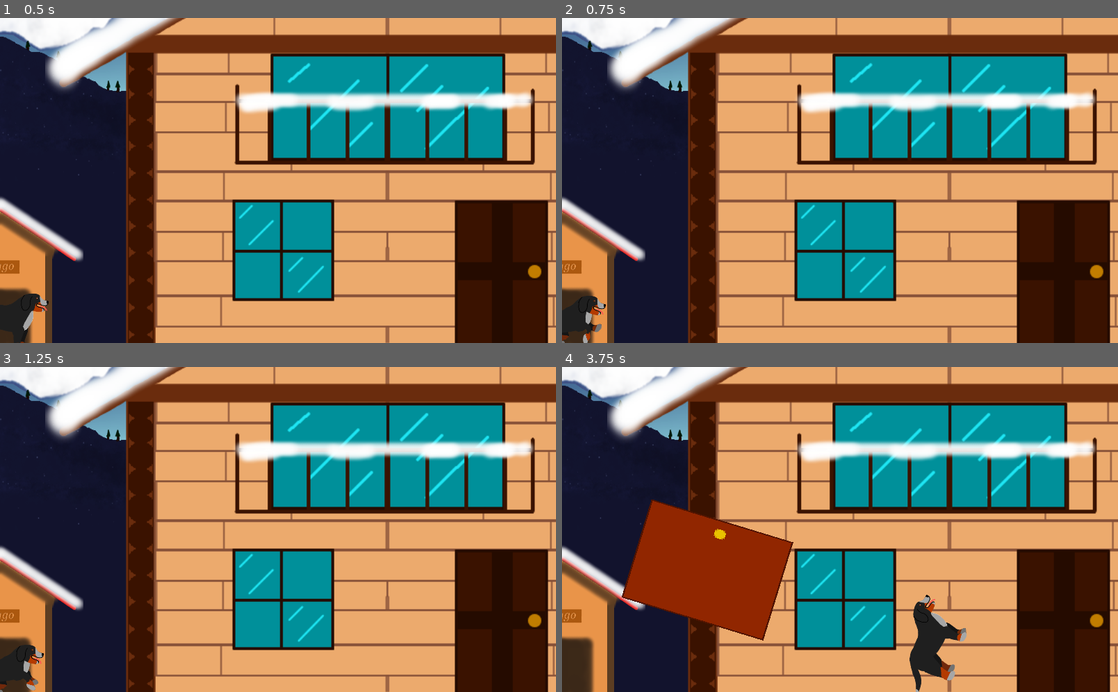
Above: before the commit, frames 1-4 (two rows, left to right).
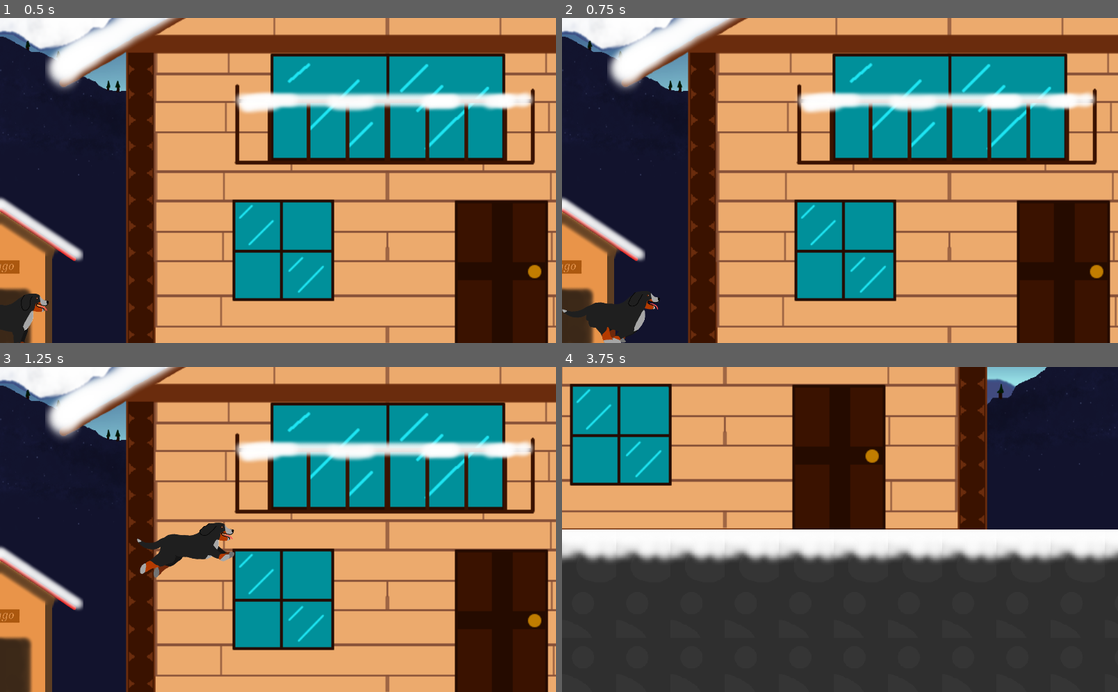
Above: after the commit, the same moments.

Repository: clemetayer/Diggo
Game: Godot game, scene res://Scenes/Levels/Mountains1/DiggosTutorialScene.tscn
The game is run twice, just before and just after one commit, with the same random seed, the same clock (stepped at 60 frames per second) and the same inputs. The project has no main scene, so this scene is started directly.
Inputs (mouse positions are in pixels of both pictures, inside the frame that each line leads up to):
- Up to frame 1 (0.5 s): no input
- Up to frame 2 (0.75 s): tap Enter at 0.5 s; move the mouse to (962, 164) at 0.52 s; press the mouse at (962, 164) at 0.53 s; hold D (right) from 0.53 s (still down)
- Up to frame 3 (1.25 s): keep holding D (right); tap Space (jump) at 0.77 s
- Up to frame 4 (3.75 s): move the mouse to (728, 545) at 1.27 s; release the mouse at (728, 545) at 1.28 s; click (728, 545) at 1.35 s; tap Space (jump) at 1.52, 3.02 s; move the mouse to (895, 458) at 2.02 s; release D (right) at 2.03 s; press the mouse at (895, 458) at 2.03 s; hold Q (left) 2.03-2.78 s; tap P (find path) at 2.1 s; move the mouse to (812, 594) at 2.77 s; release the mouse at (812, 594) at 2.78 s; hold D (right) 2.78-3.5 s; tap I (interact) at 2.85 s; click (812, 594) at 3.05 s; click (1001, 432) at 3.52 s

Frame 1 is identical in both runs. In frame 2, 1.1% of the frame differs, in the area x 0-18%, y 84-100%; in frame 3, 2.0%; in frame 4, 91%, in the area x 0-100%, y 0-100%.

Commit message:
Fixed diggo movement and digging

Diff:
--- a/Diggo/Other/Themes/MenusThemes.tres
+++ b/Diggo/Other/Themes/MenusThemes.tres
@@ -1,31 +1,31 @@
 [gd_resource type="Theme" load_steps=34 format=2]
 
-[ext_resource path="res://Other/Fonts/lemon/19919.ttf" type="DynamicFontData" id=1]
-[ext_resource path="res://Other/Themes/MenusTheme/MainButtonStyle.tres" type="StyleBox" id=2]
-[ext_resource path="res://Other/Themes/MenusTheme/DisabledButton.tres" type="StyleBox" id=3]
-[ext_resource path="res://Other/Themes/MenusTheme/HoverButton.tres" type="StyleBox" id=4]
-[ext_resource path="res://Other/Themes/MenusTheme/FocusButton.tres" type="StyleBox" id=5]
-[ext_resource path="res://Other/Themes/MenusTheme/PressedButton.tres" type="StyleBox" id=6]
-[ext_resource path="res://Other/Themes/MenusTheme/FocusLineEdit.tres" type="StyleBox" id=7]
-[ext_resource path="res://Other/Themes/MenusTheme/FocusLineMain.tres" type="StyleBox" id=8]
+[ext_resource path="res://Other/Themes/MenusTheme/DisabledButton.tres" type="StyleBox" id=1]
+[ext_resource path="res://Other/Themes/MenusTheme/FocusButton.tres" type="StyleBox" id=2]
+[ext_resource path="res://Other/Themes/MenusTheme/HoverButton.tres" type="StyleBox" id=3]
+[ext_resource path="res://Other/Themes/MenusTheme/MainButtonStyle.tres" type="StyleBox" id=4]
+[ext_resource path="res://Other/Themes/MenusTheme/PressedButton.tres" type="StyleBox" id=5]
+[ext_resource path="res://Other/Themes/MenusTheme/HorizontalScrollGrabber.tres" type="StyleBox" id=6]
+[ext_resource path="res://Other/Themes/MenusTheme/HorizontalScrollBar.tres" type="StyleBox" id=7]
+[ext_resource path="res://Other/Themes/MenusTheme/Grabber.tres" type="StyleBox" id=8]
 [ext_resource path="res://Other/Themes/MenusTheme/SliderTheme.tres" type="StyleBox" id=9]
-[ext_resource path="res://Other/Themes/MenusTheme/Grabber.tres" type="StyleBox" id=10]
-[ext_resource path="res://Other/Themes/MenusTheme/VerticalSlider.tres" type="StyleBox" id=11]
-[ext_resource path="res://Other/Themes/MenusTheme/HorizontalScrollGrabber.tres" type="StyleBox" id=12]
-[ext_resource path="res://Other/Themes/MenusTheme/VerticalGrabber.tres" type="StyleBox" id=13]
-[ext_resource path="res://Other/Themes/MenusTheme/VerticalScrollGrabber.tres" type="StyleBox" id=14]
-[ext_resource path="res://Other/Themes/MenusTheme/HorizontalScrollBar.tres" type="StyleBox" id=15]
-[ext_resource path="res://Other/Themes/MenusTheme/VerticalScrollBar.tres" type="StyleBox" id=16]
-[ext_resource path="res://Other/Themes/MenusTheme/ProgressBarBG.tres" type="StyleBox" id=17]
-[ext_resource path="res://Other/Themes/MenusTheme/ProgressBarFG.tres" type="StyleBox" id=18]
-[ext_resource path="res://Other/Themes/MenusTheme/TabContainerBody.tres" type="StyleBox" id=19]
-[ext_resource path="res://Other/Themes/MenusTheme/TabContainerBack.tres" type="StyleBox" id=20]
-[ext_resource path="res://Other/Themes/MenusTheme/TabContainerDisabled.tres" type="StyleBox" id=21]
-[ext_resource path="res://Other/Themes/MenusTheme/TabContainerFront.tres" type="StyleBox" id=22]
-[ext_resource path="res://Other/Themes/MenusTheme/PopupMenuBack.tres" type="StyleBox" id=23]
-[ext_resource path="res://Other/Themes/MenusTheme/PopupMenuDisabled.tres" type="StyleBox" id=24]
-[ext_resource path="res://Other/Themes/MenusTheme/PopupMenuSelectedItem.tres" type="StyleBox" id=25]
-[ext_resource path="res://Other/Themes/MenusTheme/Panel.tres" type="StyleBox" id=26]
+[ext_resource path="res://Other/Themes/MenusTheme/FocusLineEdit.tres" type="StyleBox" id=10]
+[ext_resource path="res://Other/Themes/MenusTheme/FocusLineMain.tres" type="StyleBox" id=11]
+[ext_resource path="res://Other/Themes/MenusTheme/Panel.tres" type="StyleBox" id=12]
+[ext_resource path="res://Other/Themes/MenusTheme/PopupMenuBack.tres" type="StyleBox" id=13]
+[ext_resource path="res://Other/Themes/MenusTheme/PopupMenuSelectedItem.tres" type="StyleBox" id=14]
+[ext_resource path="res://Other/Themes/MenusTheme/PopupMenuDisabled.tres" type="StyleBox" id=15]
+[ext_resource path="res://Other/Themes/MenusTheme/ProgressBarBG.tres" type="StyleBox" id=16]
+[ext_resource path="res://Other/Themes/MenusTheme/ProgressBarFG.tres" type="StyleBox" id=17]
+[ext_resource path="res://Other/Themes/MenusTheme/TabContainerBody.tres" type="StyleBox" id=18]
+[ext_resource path="res://Other/Themes/MenusTheme/TabContainerBack.tres" type="StyleBox" id=19]
+[ext_resource path="res://Other/Themes/MenusTheme/TabContainerDisabled.tres" type="StyleBox" id=20]
+[ext_resource path="res://Other/Themes/MenusTheme/TabContainerFront.tres" type="StyleBox" id=21]
+[ext_resource path="res://Other/Themes/MenusTheme/VerticalScrollGrabber.tres" type="StyleBox" id=22]
+[ext_resource path="res://Other/Themes/MenusTheme/VerticalScrollBar.tres" type="StyleBox" id=23]
+[ext_resource path="res://Other/Themes/MenusTheme/VerticalGrabber.tres" type="StyleBox" id=24]
+[ext_resource path="res://Other/Themes/MenusTheme/VerticalSlider.tres" type="StyleBox" id=25]
+[ext_resource path="res://Other/Fonts/lemon/19919.ttf" type="DynamicFontData" id=26]
 
 [sub_resource type="StyleBoxFlat" id=1]
 bg_color = Color( 0, 0, 0, 0 )
--- a/Diggo/Scenes/Characters/Diggo/Diggo.tscn
+++ b/Diggo/Scenes/Characters/Diggo/Diggo.tscn
@@ -1,45 +1,46 @@
 [gd_scene load_steps=12 format=2]
 
-[ext_resource path="res://Scenes/Characters/Diggo/DiggosAnimations.tscn" type="PackedScene" id=1]
-[ext_resource path="res://Scenes/Utils/CharacterMovement.tscn" type="PackedScene" id=2]
-[ext_resource path="res://Scripts/Scenes/Characters/DiggoScale.gd" type="Script" id=3]
-[ext_resource path="res://Scenes/Utils/InteractButtons.tscn" type="PackedScene" id=4]
-[ext_resource path="res://Scripts/Scenes/Characters/Diggo.gd" type="Script" id=23]
-[ext_resource path="res://Scripts/Scenes/Characters/DigHitbox.gd" type="Script" id=24]
-[ext_resource path="res://Scenes/UI/Menus/CircleSelect.tscn" type="PackedScene" id=25]
+[ext_resource path="res://Scripts/Scenes/Characters/Diggo.gd" type="Script" id=1]
+[ext_resource path="res://Scripts/Scenes/Characters/DiggoScale.gd" type="Script" id=2]
+[ext_resource path="res://Scenes/UI/Menus/CircleSelect.tscn" type="PackedScene" id=3]
+[ext_resource path="res://Scenes/Characters/Diggo/DiggosAnimations.tscn" type="PackedScene" id=4]
+[ext_resource path="res://Scenes/Utils/CharacterMovement.tscn" type="PackedScene" id=5]
+[ext_resource path="res://Scenes/Utils/InteractButtons.tscn" type="PackedScene" id=6]
+[ext_resource path="res://Scripts/Scenes/Characters/DigHitbox.gd" type="Script" id=7]
+
+[sub_resource type="CircleShape2D" id=1]
+radius = 200.0
 
 [sub_resource type="CircleShape2D" id=2]
-radius = 200.0
-
-[sub_resource type="CircleShape2D" id=3]
 radius = 250.0
 
-[sub_resource type="CapsuleShape2D" id=4]
+[sub_resource type="CapsuleShape2D" id=3]
 radius = 198.486
 height = 118.289
 
-[sub_resource type="RectangleShape2D" id=1]
+[sub_resource type="RectangleShape2D" id=4]
 extents = Vector2( 130, 225 )
 
 [node name="DiggoKinematic" type="KinematicBody2D"]
 scale = Vector2( 0.6, 0.6 )
 z_index = 1
 collision_mask = 2
-script = ExtResource( 23 )
+script = ExtResource( 1 )
 
 [node name="DiggoScales" type="Node2D" parent="."]
-script = ExtResource( 3 )
+script = ExtResource( 2 )
 
-[node name="CircleSelect" parent="DiggoScales" instance=ExtResource( 25 )]
+[node name="CircleSelect" parent="DiggoScales" instance=ExtResource( 3 )]
 margin_right = 1.7962
 margin_bottom = 0.0
+RADIUS = 500
 
-[node name="DiggosAnimations" parent="DiggoScales" instance=ExtResource( 1 )]
+[node name="DiggosAnimations" parent="DiggoScales" instance=ExtResource( 4 )]
 
-[node name="CharacterMovement" parent="DiggoScales" instance=ExtResource( 2 )]
+[node name="CharacterMovement" parent="DiggoScales" instance=ExtResource( 5 )]
 ELEMENT = NodePath("../..")
 
-[node name="InteractButtons" parent="DiggoScales" instance=ExtResource( 4 )]
+[node name="InteractButtons" parent="DiggoScales" instance=ExtResource( 6 )]
 INTERACT_AREA = NodePath("../InteractArea")
 CIRCLE_SELECT_MENU = NodePath("../CircleSelect")
 
@@ -47,23 +48,23 @@
 "Terraform",
 ]]
 collision_mask = 2
-script = ExtResource( 24 )
+script = ExtResource( 7 )
 
 [node name="DigCollision" type="CollisionShape2D" parent="DiggoScales/DigHitbox" groups=[
 "Terraform",
 ]]
-position = Vector2( 250, 0 )
+position = Vector2( 100, 0 )
 scale = Vector2( 0.7, 0.7 )
-shape = SubResource( 2 )
+shape = SubResource( 1 )
 disabled = true
 
 [node name="DigTest" type="Area2D" parent="DiggoScales"]
 collision_mask = 2
 
 [node name="DigTestCollision" type="CollisionShape2D" parent="DiggoScales/DigTest"]
-position = Vector2( 250, 0 )
+position = Vector2( 100, 0 )
 scale = Vector2( 0.65, 0.65 )
-shape = SubResource( 3 )
+shape = SubResource( 2 )
 
 [node name="InteractArea" type="Area2D" parent="DiggoScales"]
 collision_mask = 2
@@ -72,14 +73,15 @@
 position = Vector2( -27, 0 )
 rotation = 1.5708
 scale = Vector2( 0.5, 0.6 )
-shape = SubResource( 4 )
+shape = SubResource( 3 )
 
 [node name="CheckDigTimer" type="Timer" parent="."]
 wait_time = 0.2
+autostart = true
 
 [node name="DiggoCollision" type="CollisionShape2D" parent="."]
 position = Vector2( -26, 0 )
 rotation = 1.5708
 scale = Vector2( 0.488614, 0.562162 )
-shape = SubResource( 1 )
+shape = SubResource( 4 )
 [connection signal="timeout" from="CheckDigTimer" to="." method="_on_CheckDigTimer_timeout"]
--- a/Diggo/Scenes/Characters/Diggo/DiggosAnimations.tscn
+++ b/Diggo/Scenes/Characters/Diggo/DiggosAnimations.tscn
@@ -3401,18 +3401,17 @@
 
 [node name="Body2" type="Bone2D" parent="Skeleton2D/Body1"]
 position = Vector2( 48.6095, 9.43874 )
-rotation = 0.332051
 rest = Transform2D( 1, 0, 0, 1, 48.6095, 9.43874 )
 
 [node name="Body3" type="Bone2D" parent="Skeleton2D/Body1/Body2"]
 position = Vector2( 52.0186, 4.08645 )
-rotation = 0.103052
+rotation = 0.232239
 scale = Vector2( 0.999999, 0.999999 )
 rest = Transform2D( 0.973153, 0.230157, -0.230157, 0.973153, 52.0186, 4.08645 )
 
 [node name="Body4" type="Bone2D" parent="Skeleton2D/Body1/Body2/Body3"]
 position = Vector2( 38.2269, -18.8775 )
-rotation = -0.346029
+rotation = -0.591942
 rest = Transform2D( 0.829858, -0.557974, 0.557974, 0.829858, 38.2269, -18.8775 )
 
 [node name="BottomMouth" type="Bone2D" parent="Skeleton2D/Body1/Body2/Body3/Body4"]
@@ -3457,8 +3456,7 @@
 rest = Transform2D( 0.0956703, 0.995413, -0.995413, 0.0956703, -2.50491, 19.789 )
 
 [node name="FRLeg1" type="Bone2D" parent="Skeleton2D/Body1/Body2/Body3"]
-position = Vector2( 4.91571, 41.3163 )
-rotation = -1.24523
+position = Vector2( 8.81348, 56.2934 )
 rest = Transform2D( 1, 0, 0, 1, 8.81348, 56.2934 )
 
 [node name="FRLeg2" type="Bone2D" parent="Skeleton2D/Body1/Body2/Body3/FRLeg1"]
@@ -3470,49 +3468,44 @@
 rest = Transform2D( 1, 0, 0, 1, 3.30356, 27.1364 )
 
 [node name="FLLeg1" type="Bone2D" parent="Skeleton2D/Body1/Body2/Body3"]
-position = Vector2( 10.8975, 35.0961 )
-rotation = -1.2642
+position = Vector2( 26.6912, 53.3248 )
 rest = Transform2D( 1, 0, 0, 1, 26.6912, 53.3248 )
 
 [node name="FLLeg2" type="Bone2D" parent="Skeleton2D/Body1/Body2/Body3/FLLeg1"]
 position = Vector2( -0.943878, 34.9234 )
-rotation = 1.8534
 rest = Transform2D( 1, 0, 0, 1, -0.943878, 34.9234 )
 
 [node name="FLLeg3" type="Bone2D" parent="Skeleton2D/Body1/Body2/Body3/FLLeg1/FLLeg2"]
 position = Vector2( 4.24742, 24.5407 )
-rotation = 1.27464
 rest = Transform2D( 1, 0, 0, 1, 4.24742, 24.5407 )
 
 [node name="BRLeg1" type="Bone2D" parent="Skeleton2D/Body1"]
 position = Vector2( -8.33471, 33.1339 )
-rotation = -0.844153
+rotation = 0.172989
 rest = Transform2D( 0.985075, 0.172128, -0.172128, 0.985075, -8.33471, 33.1339 )
 
 [node name="BRLeg2" type="Bone2D" parent="Skeleton2D/Body1/BRLeg1"]
 position = Vector2( -8.16395, 42.8629 )
-rotation = 1.90983
 rest = Transform2D( 1, 0, 0, 1, -8.16395, 42.8629 )
 
 [node name="BRLeg3" type="Bone2D" parent="Skeleton2D/Body1/BRLeg1/BRLeg2"]
 position = Vector2( -6.77946, 37.9507 )
-rotation = -0.307815
+rotation = 0.144055
 rest = Transform2D( 0.989642, 0.143557, -0.143557, 0.989642, -6.77946, 37.9507 )
 default_length = 20.0
 
 [node name="BLLeg1" type="Bone2D" parent="Skeleton2D/Body1"]
 position = Vector2( 11.1931, 36.6974 )
-rotation = -0.943399
+rotation = 0.124072
 rest = Transform2D( 0.992313, 0.123754, -0.123754, 0.992313, 11.1931, 36.6974 )
 
 [node name="BLLeg2" type="Bone2D" parent="Skeleton2D/Body1/BLLeg1"]
 position = Vector2( -10.071, 42.4994 )
-rotation = 1.91388
 rest = Transform2D( 1, 0, 0, 1, -10.071, 42.4994 )
 
 [node name="BLLeg3" type="Bone2D" parent="Skeleton2D/Body1/BLLeg1/BLLeg2"]
 position = Vector2( -6.24914, 33.0009 )
-rotation = -0.55222
+rotation = 0.209712
 rest = Transform2D( 0.978091, 0.208177, -0.208177, 0.978091, -6.24914, 33.0009 )
 default_length = 20.0
 
--- a/Diggo/Scenes/Levels/Mountains1/DiggosTutorialScene.tscn
+++ b/Diggo/Scenes/Levels/Mountains1/DiggosTutorialScene.tscn
@@ -1,16 +1,16 @@
 [gd_scene load_steps=28 format=2]
 
-[ext_resource path="res://Sprites/Parallaxes/MountainDay/SkyUp.tscn" type="PackedScene" id=1]
-[ext_resource path="res://Scenes/Parallax/DayMountains.tscn" type="PackedScene" id=2]
-[ext_resource path="res://Sprites/Parallaxes/MountainDay/GroundMountain.tscn" type="PackedScene" id=3]
-[ext_resource path="res://Scenes/Menus/PauseMenu.tscn" type="PackedScene" id=4]
-[ext_resource path="res://Scenes/Buildings/MountainHouse1.tscn" type="PackedScene" id=5]
-[ext_resource path="res://Scenes/Buildings/DogHouse.tscn" type="PackedScene" id=6]
-[ext_resource path="res://Sprites/Tilemaps/SnowTilemap.png" type="Texture" id=7]
-[ext_resource path="res://Scenes/Levels/Mountains1/DiggosTutorialScene.gd" type="Script" id=8]
-[ext_resource path="res://Scenes/Characters/Diggo/Diggo.tscn" type="PackedScene" id=9]
-[ext_resource path="res://Scenes/Maps/DestructibleTilemap.tscn" type="PackedScene" id=10]
-[ext_resource path="res://Sprites/Tilemaps/DestructibleSnowTilemap.png" type="Texture" id=12]
+[ext_resource path="res://Scenes/Levels/Mountains1/DiggosTutorialScene.gd" type="Script" id=1]
+[ext_resource path="res://Scenes/Buildings/MountainHouse1.tscn" type="PackedScene" id=2]
+[ext_resource path="res://Scenes/Buildings/DogHouse.tscn" type="PackedScene" id=3]
+[ext_resource path="res://Scenes/Characters/Diggo/Diggo.tscn" type="PackedScene" id=4]
+[ext_resource path="res://Sprites/Tilemaps/SnowTilemap.png" type="Texture" id=5]
+[ext_resource path="res://Scenes/Maps/DestructibleTilemap.tscn" type="PackedScene" id=6]
+[ext_resource path="res://Sprites/Tilemaps/DestructibleSnowTilemap.png" type="Texture" id=7]
+[ext_resource path="res://Scenes/Menus/PauseMenu.tscn" type="PackedScene" id=8]
+[ext_resource path="res://Scenes/Parallax/DayMountains.tscn" type="PackedScene" id=9]
+[ext_resource path="res://Sprites/Parallaxes/MountainDay/SkyUp.tscn" type="PackedScene" id=10]
+[ext_resource path="res://Sprites/Parallaxes/MountainDay/GroundMountain.tscn" type="PackedScene" id=11]
 
 [sub_resource type="ConvexPolygonShape2D" id=1]
 points = PoolVector2Array( 0, 0, 200, 0, 200, 200, 0, 200 )
@@ -273,18 +273,19 @@
 1/z_index = 0
 
 [node name="DiggosTutorialScene" type="Node2D"]
-script = ExtResource( 8 )
-
-[node name="MountainHouse1" parent="." instance=ExtResource( 5 )]
+script = ExtResource( 1 )
+
+[node name="MountainHouse1" parent="." instance=ExtResource( 2 )]
 position = Vector2( 713.5, 155 )
 scale = Vector2( 1.75, 1.75 )
 
-[node name="DogHouse" parent="." instance=ExtResource( 6 )]
+[node name="DogHouse" parent="." instance=ExtResource( 3 )]
 position = Vector2( 0, 448 )
 scale = Vector2( 0.6, 0.6 )
 
-[node name="DiggoKinematic" parent="." instance=ExtResource( 9 )]
+[node name="DiggoKinematic" parent="." instance=ExtResource( 4 )]
 position = Vector2( 17.1245, 548.791 )
+DIG_SPEED = 200
 
 [node name="DiggoCamera" type="Camera2D" parent="DiggoKinematic"]
 current = true
@@ -296,30 +297,30 @@
 format = 1
 tile_data = PoolIntArray( -2555824, 0, 0, -2555823, 0, 1, -2555822, 0, 1, -2555821, 0, 1, -2555820, 0, 1, -2555819, 0,  …(70388 unchanged characters)…
 
-[node name="DestructibleTilemap" parent="." instance=ExtResource( 10 )]
+[node name="DestructibleTilemap" parent="." instance=ExtResource( 6 )]
 tile_set = SubResource( 16 )
 cell_size = Vector2( 200, 200 )
 tile_data = PoolIntArray( -720855, 1, 0, -720854, 1, 1, -655320, 1, 0, -655319, 0, 0, -655318, 0, 0, -655317, 0, 0, -65 …(2128 unchanged characters)…
-TILE_SIZE_POW = 10
-MIN_SIZE_POW = 4
+TILE_SIZE_POW = 9
+MIN_SIZE_POW = 3
 
 [node name="UI" type="CanvasLayer" parent="."]
 layer = 10
 
-[node name="PauseMenu" parent="UI" instance=ExtResource( 4 )]
+[node name="PauseMenu" parent="UI" instance=ExtResource( 8 )]
 
 [node name="Background" type="CanvasLayer" parent="."]
 
-[node name="DayMountains" parent="Background" instance=ExtResource( 2 )]
+[node name="DayMountains" parent="Background" instance=ExtResource( 9 )]
 offset = Vector2( 0, -300 )
 transform = Transform2D( 1, 0, 0, 1, 0, -300 )
 
-[node name="SkyUp" parent="Background" instance=ExtResource( 1 )]
+[node name="SkyUp" parent="Background" instance=ExtResource( 10 )]
 layer = -101
 offset = Vector2( 0, -300 )
 transform = Transform2D( 1, 0, 0, 1, 0, -300 )
 
-[node name="GroundMountain" parent="Background" instance=ExtResource( 3 )]
+[node name="GroundMountain" parent="Background" instance=ExtResource( 11 )]
 layer = -101
 offset = Vector2( 0, -300 )
 transform = Transform2D( 1, 0, 0, 1, 0, -300 )
--- a/Diggo/Scenes/UI/Menus/CircleButtons/EnterButton.tscn
+++ b/Diggo/Scenes/UI/Menus/CircleButtons/EnterButton.tscn
@@ -10,7 +10,7 @@
 anchor_bottom = 1.0
 margin_right = -924.0
 margin_bottom = -500.0
-rect_scale = Vector2( 4, 5 )
+rect_scale = Vector2( 2, 2.5 )
 texture_normal = ExtResource( 2 )
 texture_pressed = ExtResource( 4 )
 texture_hover = ExtResource( 3 )
--- a/Diggo/Scenes/UI/Menus/CircleButtons/SaveButton.tscn
+++ b/Diggo/Scenes/UI/Menus/CircleButtons/SaveButton.tscn
@@ -8,7 +8,7 @@
 [node name="SaveButton" type="TextureButton"]
 anchor_right = 1.0
 anchor_bottom = 1.0
-rect_scale = Vector2( 5, 5 )
+rect_scale = Vector2( 2.5, 2.5 )
 texture_normal = ExtResource( 1 )
 texture_pressed = ExtResource( 2 )
 texture_hover = ExtResource( 3 )
--- a/Diggo/Scripts/Global/Utils/CharacterMovement.gd
+++ b/Diggo/Scripts/Global/Utils/CharacterMovement.gd
@@ -4,7 +4,7 @@
 							 # Note : get_node() needed to actually access it
 export(bool) var IS_ON_FLOOR = true # true if the element is on floor
 export(int) var SPEED = 500 # Standard speed
-export(float) var ACCELERATION = 3.0 # Acceleration to get to standard speed mid air
+export(float) var ACCELERATION = 10 # Acceleration to get to standard speed mid air
 export(float) var JUMP_POWER = 500 # Power of a jump
 export(int) var GRAVITY = 10 # World's gravity
 
@@ -60,7 +60,7 @@
 		velocity.x = SPEED
 		get_node(ELEMENT).setAnimation(GlobalUtils.AnimationEnum.Run)
 	else:
-		velocity.x += (ACCELERATION * (1-abs((velocity.x/SPEED)))) * delta # vf = vi + a * t, but capped at SPEED
+		velocity.x += (ACCELERATION * min(abs(SPEED - velocity.x),2*SPEED)) * delta # vf = vi + a * t, but capped at SPEED
 
 # moves element to the left
 func moveLeft(delta):
@@ -69,4 +69,4 @@
 		velocity.x = -SPEED
 		get_node(ELEMENT).setAnimation(GlobalUtils.AnimationEnum.Run)
 	else:
-		velocity.x -= (ACCELERATION * (1-abs((velocity.x/SPEED)))) * delta # vf = vi - a * t, but capped at SPEED
+		velocity.x -= (ACCELERATION * min(abs(SPEED + velocity.x), 2*SPEED)) * delta # vf = vi - a * t, but capped at SPEED
--- a/Diggo/Scripts/Scenes/Characters/Diggo.gd
+++ b/Diggo/Scripts/Scenes/Characters/Diggo.gd
@@ -8,24 +8,34 @@
 var canDig = true # true if it is possible to dig (see checkTimerDig)
 var animation = GlobalUtils.AnimationEnum.Idle # current animation that should be playing (but can be ignored if needed)
 var const_floor = Vector2(0,-1) # Vector position of the floor (note : floor is a keyword and cannot be used as a variable)
+var overrideMovement = false
 
 # Called every frame. 'delta' is the elapsed time since the previous frame.
 func _process(_delta):
 	setIsOnFloorCharacterMovement()
 	inputManager()
 	animationManager()
+	if(not overrideMovement):
+		velocity = $DiggoScales/CharacterMovement.getVelocity()
+	move_and_slide(velocity,const_floor)
 
 # sets the is on floor status of the character movement script
 func setIsOnFloorCharacterMovement():
-	$DiggoScales/CharacterMovement.IS_ON_FLOOR = is_on_floor()
+	if(not overrideMovement):
+		$DiggoScales/CharacterMovement.IS_ON_FLOOR = is_on_floor()
+	else:
+		$DiggoScales/CharacterMovement.IS_ON_FLOOR = true # stops the gravity effect when digging
 
 # input function processing
 func inputManager():
 	if(Input.is_action_pressed("dig") and canDig):
+		overrideMovement = true
 		if(canDig):
 			dig()
 	else:
-		move_and_slide($DiggoScales/CharacterMovement.getVelocity(),const_floor)
+		overrideMovement = false
+		set_rotation(0)
+		$DiggoScales/DigHitbox/DigCollision.set_disabled(true)
 
 func animationManager():
 	if(Input.is_action_pressed("dig") and canDig):
@@ -43,16 +53,18 @@
 func dig():
 	var digCollision = $DiggoScales/DigHitbox/DigCollision
 	var mousePos = get_global_mouse_position()
-	var mouseDiggoVector = mousePos - position
+	var mouseDiggoVector = position - mousePos
 	if(mouseDiggoVector.x != 0):
 		var angle = atan(mouseDiggoVector.y/mouseDiggoVector.x)
-		if(mousePos.x >= position.x):
+		if(mouseDiggoVector.x < 0):
+			$DiggoScales.setFaceRight(true)
 			set_rotation(angle)
 			velocity = Vector2(cos(angle)*DIG_SPEED, sin(angle)*DIG_SPEED)
-		else:
-			set_rotation(angle - PI)
+		elif(mouseDiggoVector.x > 0):
+			$DiggoScales.setFaceRight(false)
+			set_rotation(angle)
 			velocity = Vector2(-cos(angle)*DIG_SPEED, -sin(angle)*DIG_SPEED)
-		digCollision.set_disabled(false)
+	digCollision.set_disabled(false)
 
 # at the end of the timer dig, checks if it is possible to keep digging
 # to avoid issue that keeping the digging button pressed will keep digging, leading to diggo becoming super diggo, with the ability to dig the sky
@@ -61,6 +73,7 @@
 		$CheckDigTimer.start()
 	elif(not Input.is_action_pressed("action")):
 		canDig = false
+		overrideMovement = false
 		$CheckDigTimer.stop()
 
 # sets the animation for diggo specified in GlobalUtils.AnimationEnum
--- a/Diggo/Scripts/Scenes/Characters/DiggoScale.gd
+++ b/Diggo/Scripts/Scenes/Characters/DiggoScale.gd
@@ -3,6 +3,10 @@
 # NOTE : the only reason for this to exist is because setting the scale on kinematic bodies creates an odd behaviour
 
 var isFacingRight = true
+var base_scale
+
+func _ready():
+	base_scale = Vector2(abs(get_scale().x),get_scale().y)
 
 # Called every frame. 'delta' is the elapsed time since the previous frame.
 func _process(_delta):
--- a/Diggo/Scripts/Scenes/Characters/DiggosAnimations.gd
+++ b/Diggo/Scripts/Scenes/Characters/DiggosAnimations.gd
@@ -1,4 +1,6 @@
 extends Node2D
+
+# TODO : maybe use "set_next_animation" ? idk
 
 # plays diggo's idle animation
 func playIdleAnimation(speed=1):
@@ -29,7 +31,7 @@
 	$AnimationPlayer.playback_speed = speed
 
 # plays diggo jump animation
-func playJumpAnimation(speed=1):
+func playJumpAnimation(speed=1): # FIXME : play this animation only once
 	openEyes()
 	openMouth()
 	$AnimationPlayer.play("Jump")
Not shown: 10 places in Diggo/Other/Themes/MenusThemes.tres that only renumber resources
Not shown: 6 places in Diggo/Scenes/Levels/Mountains1/DiggosTutorialScene.tscn that only renumber resources
